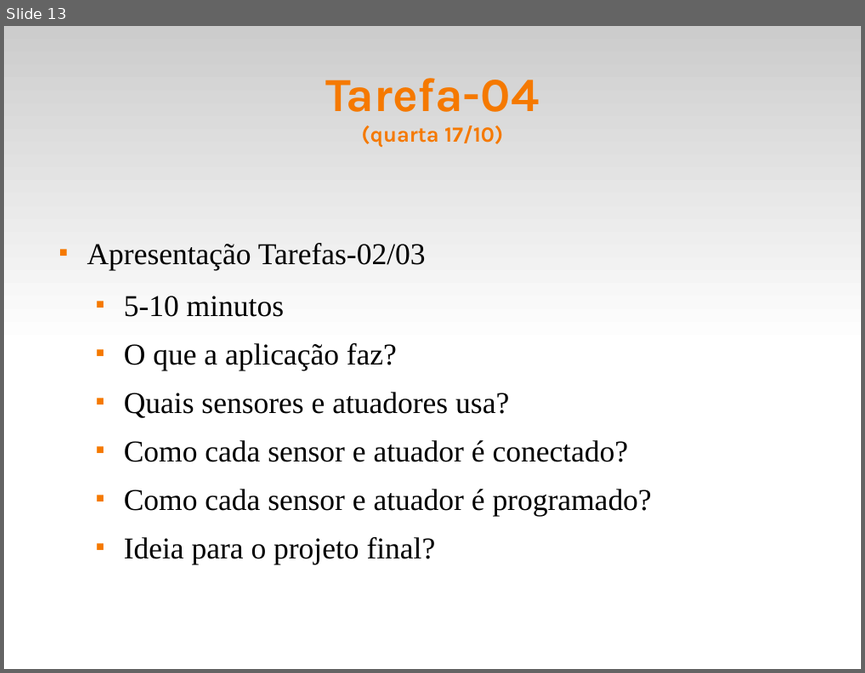
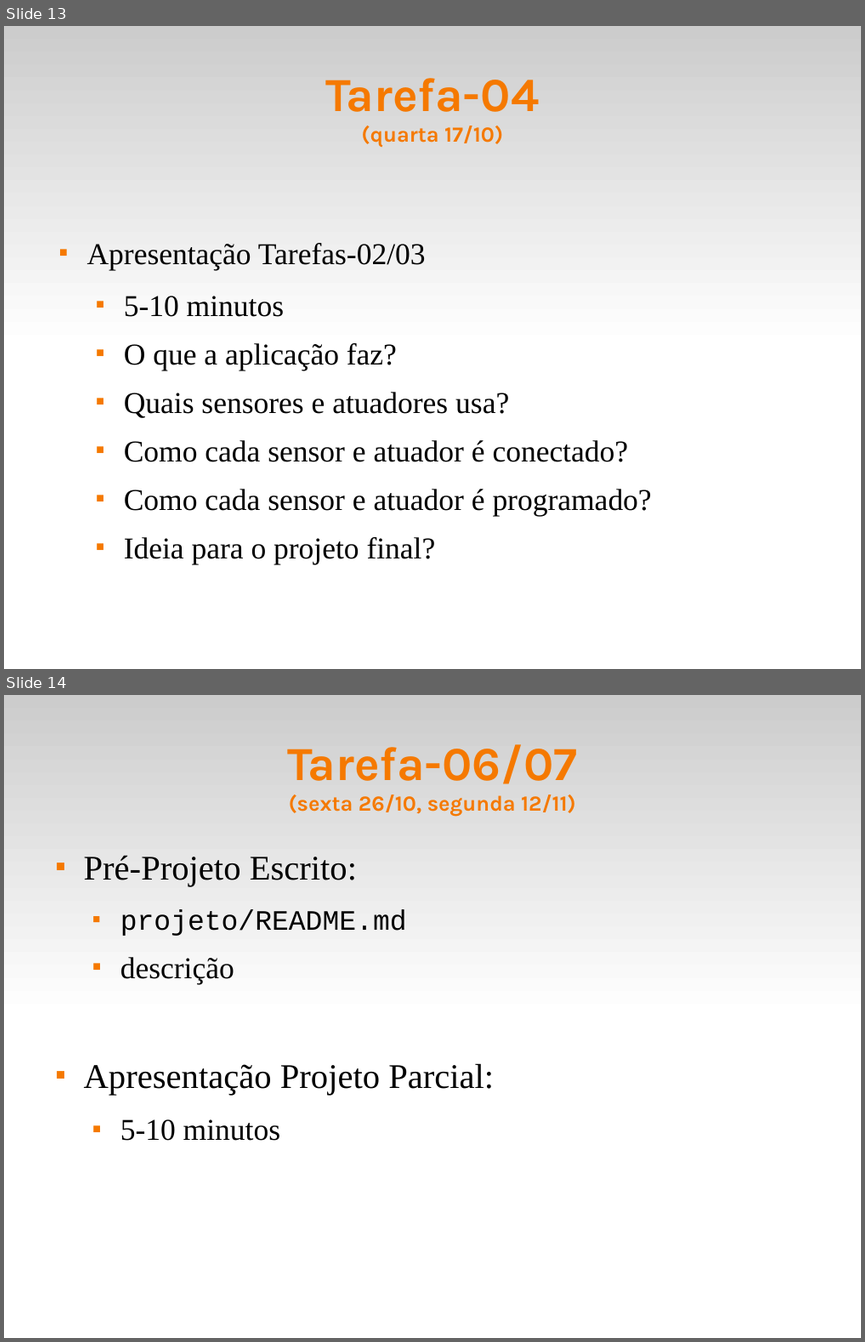
Before and after one commit to fsantanna-uerj/SE, a slide deck: Slides/se-00-intro.odp. Shown one above the other, each under a label of ours: slide 13 before the commit, slides 13 and 14 after it. The pictures are 865x673 and 865x1342 pixels, drawn with LibreOffice and Linux fonts; fonts in the diff are those of the drawing. Boxes give left, top, right and bottom in pixels: in the first picture for what was removed or moved away, otherwise in the second. Text is boxed around its words. In the diff, an @@ line names an element or a change of style, - is before the commit and + after.

```diff
--- a/Slides/se-00-intro.odp
+++ b/Slides/se-00-intro.odp
@@ slide 14 added at <box>4,695,861,1338</box>, background #FFFFFF; not listed: 1 template element that a slide beside it also shows @@
@@ title added at <box>287,744,577,817</box>, 20 pt, text #F57900, bold @@
+Tarefa-06/07
+(sexta 26/10, segunda 12/11)
@@ text added at <box>84,855,494,1140</box>, 32 pt, text #000000 @@
+■ Pré-Projeto Escrito:
+  ■ projeto/README.md
+  ■ descrição
+■ Apresentação Projeto Parcial:
+  ■ 5-10 minutos
```
Also in this commit, not shown: 1 slide changed, 1 other slide added, 1 slide removed, 2 other files.
